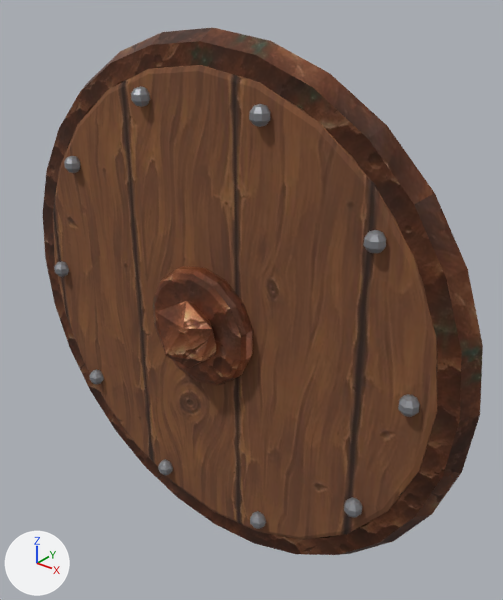
One commit to the glTF model assets/models/items/shield_copper.glb: the scene before it, then after it.
Camera for both pictures: a 50 mm camera at (0.543, -0.624, 0.775) aimed at (0.03, 0.018, 0.377). Lighting does not change. The marker at lower left points along +X, +Y and +Z. The picture after the commit comes second. Vertices at exactly the same position are counted once.

Objects in the first picture: 'model'.
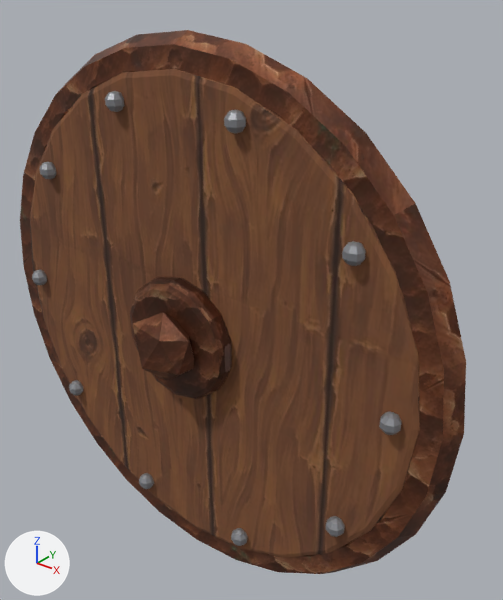
The newer file is also turned or shifted as a whole; pictures and numbers use the older file's frame.

What differs and where, as boxes (x1, y1, x2, y2) in the pictures (503 x 600 px; the box of a moved part takes in the faces that stretch with it):
'model', reshaped: before (42, 28, 483, 555); after (20, 30, 466, 574)
part 1 of me_wrap, moved or reshaped: before (153, 267, 253, 385); after (130, 277, 232, 399)
part 2 of me_wrap, moved or reshaped: before (156, 301, 216, 368); after (133, 312, 194, 381)
part 3 of me_wrap, moved or reshaped: before (53, 65, 438, 540); after (30, 69, 420, 558)
part 4 of me_wrap, moved or reshaped: before (42, 28, 483, 555); after (20, 30, 466, 574)
part 5 of me_wrap, moved or reshaped: before (398, 394, 420, 417); after (379, 411, 402, 435)
part 6 of me_wrap, moved or reshaped: before (364, 230, 386, 253); after (342, 241, 366, 266)
part 7 of me_wrap, moved or reshaped: before (249, 104, 270, 127); after (224, 109, 246, 134)
part 8 of me_wrap, moved or reshaped: before (131, 86, 150, 107); after (105, 91, 124, 112)
part 9 of me_wrap, moved or reshaped: before (64, 156, 80, 173); after (40, 162, 56, 179)
part 10 of me_wrap, moved or reshaped: before (54, 261, 69, 277); after (32, 270, 47, 285)
part 11 of me_wrap, moved or reshaped: before (89, 369, 104, 384); after (69, 380, 83, 396)
part 12 of me_wrap, moved or reshaped: before (158, 459, 173, 475); after (139, 473, 154, 489)
part 13 of me_wrap, moved or reshaped: before (250, 511, 266, 529); after (231, 528, 247, 546)
part 14 of me_wrap, moved or reshaped: before (344, 497, 362, 518); after (326, 516, 345, 537)

The change, as a list of edits to the scene's bpy script:
```text
Change me_wrap:
    used by ob_model
    remove me_wrap.from_pydata(...)  # 2516 vertices, 4920 faces; spans x -0.355..0.355, y -0.099..0.099, z 0.0..0.71
    add me_wrap.from_pydata(...)  # 2684 vertices, 5256 faces; spans x -0.355..0.355, y -0.139..0.099, z 0.0..0.71
    me_wrap part 1: the loose piece of 84 vertices spanning x -0.078..0.078, y -0.062..-0.032, z 0.275..0.435 is moved by (0.0, -0.04, 0.0), in mat_copper_b (picture img_copper_b)
    me_wrap part 2: the loose piece of 12 vertices spanning x -0.041..0.041, y -0.099..-0.047, z 0.305..0.401 is moved by (0.0, -0.04, 0.0), in mat_copper_b (picture img_copper_b)
    me_wrap part 3: the loose piece of 144 vertices spanning x -0.32..0.32, y -0.037..0.013, z 0.035..0.675 is moved by (0.0, -0.04, 0.0)
    me_wrap part 4: the loose piece of 168 vertices spanning x -0.355..0.355, y -0.034..0.009, z 0.0..0.71 is moved by (0.0, -0.04, 0.0), in mat_copper_a (picture img_copper_a)
    me_wrap part 5: the loose piece of 34 vertices spanning x 0.279..0.301, y -0.054..-0.031, z 0.343..0.367 is moved by (0.0, -0.04, 0.0)
    me_wrap part 6: the loose piece of 34 vertices spanning x 0.223..0.246, y -0.054..-0.031, z 0.513..0.537 is moved by (0.0, -0.04, 0.0)
    me_wrap part 7: the loose piece of 34 vertices spanning x 0.078..0.101, y -0.054..-0.031, z 0.619..0.643 is moved by (0.0, -0.04, 0.0)
    me_wrap part 8: the loose piece of 34 vertices spanning x -0.101..-0.078, y -0.054..-0.031, z 0.619..0.643 is moved by (0.0, -0.04, 0.0)
    me_wrap part 9: the loose piece of 34 vertices spanning x -0.246..-0.223, y -0.054..-0.031, z 0.513..0.537 is moved by (0.0, -0.04, 0.0)
    me_wrap part 10: the loose piece of 34 vertices spanning x -0.301..-0.279, y -0.054..-0.031, z 0.343..0.367 is moved by (0.0, -0.04, 0.0)
    me_wrap part 11: the loose piece of 34 vertices spanning x -0.246..-0.223, y -0.054..-0.031, z 0.173..0.197 is moved by (0.0, -0.04, 0.0)
    me_wrap part 12: the loose piece of 34 vertices spanning x -0.101..-0.078, y -0.054..-0.031, z 0.067..0.091 is moved by (0.0, -0.04, 0.0)
    me_wrap part 13: the loose piece of 34 vertices spanning x 0.078..0.101, y -0.054..-0.031, z 0.067..0.091 is moved by (0.0, -0.04, 0.0)
    me_wrap part 14: the loose piece of 34 vertices spanning x 0.223..0.246, y -0.054..-0.031, z 0.173..0.197 is moved by (0.0, -0.04, 0.0)
    other edits to the shape of me_wrap do not show in these pictures
    remove me_wrap.materials.append(mat_copper_c)  # picture img_copper_c
```
